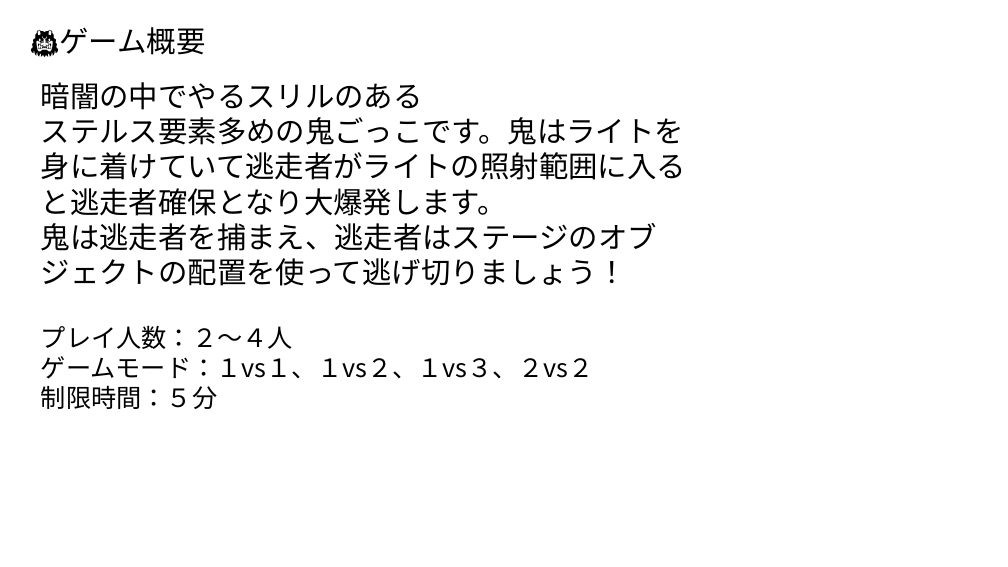
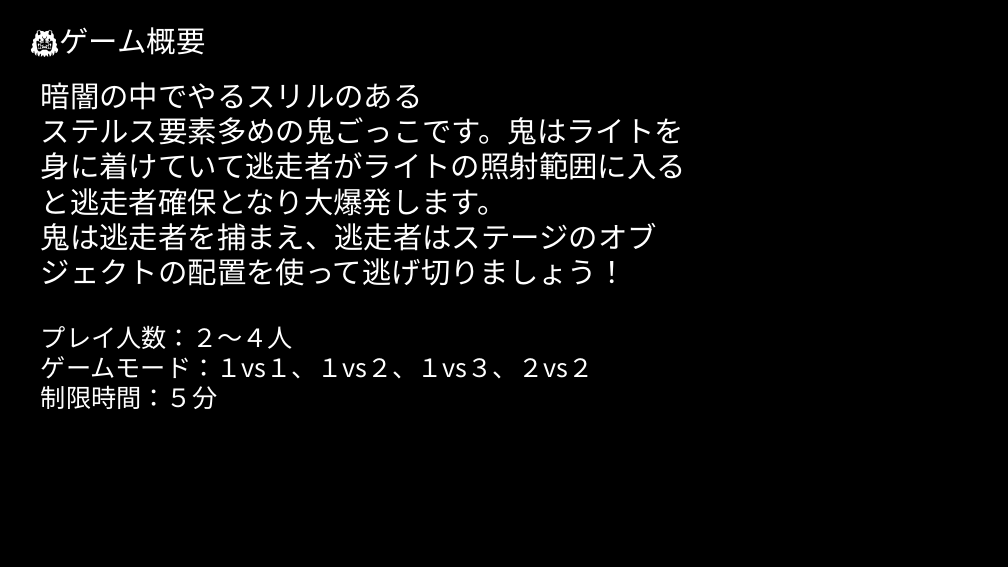
Before and after one commit to ONITeamProject/-, a slide deck: slide 2 of GFF提出作品プレゼン.pptx. Drawn at 1008x567 pixels with LibreOffice and Linux fonts; fonts in the diff are those of the drawing; background and template pictures are left out. Boxes give left, top, right and bottom in pixels: in the first picture for what was removed or moved away, otherwise in the second. Text is boxed around its words. In the diff, an @@ line names an element or a change of style, - is before the commit and + after.

Commit message:
GFF提出作品プレゼン

```diff
--- a/GFF提出作品プレゼン.pptx
+++ b/GFF提出作品プレゼン.pptx
@@ background #FFFFFF to picture (left out) @@
@@ text colour #000000 to #FFFFFF in 3 elements at [59,27,205,55], [41,82,686,286], [41,325,593,409] @@
```
Also in this commit, not shown: 2 other slides changed, 1 slide added.
